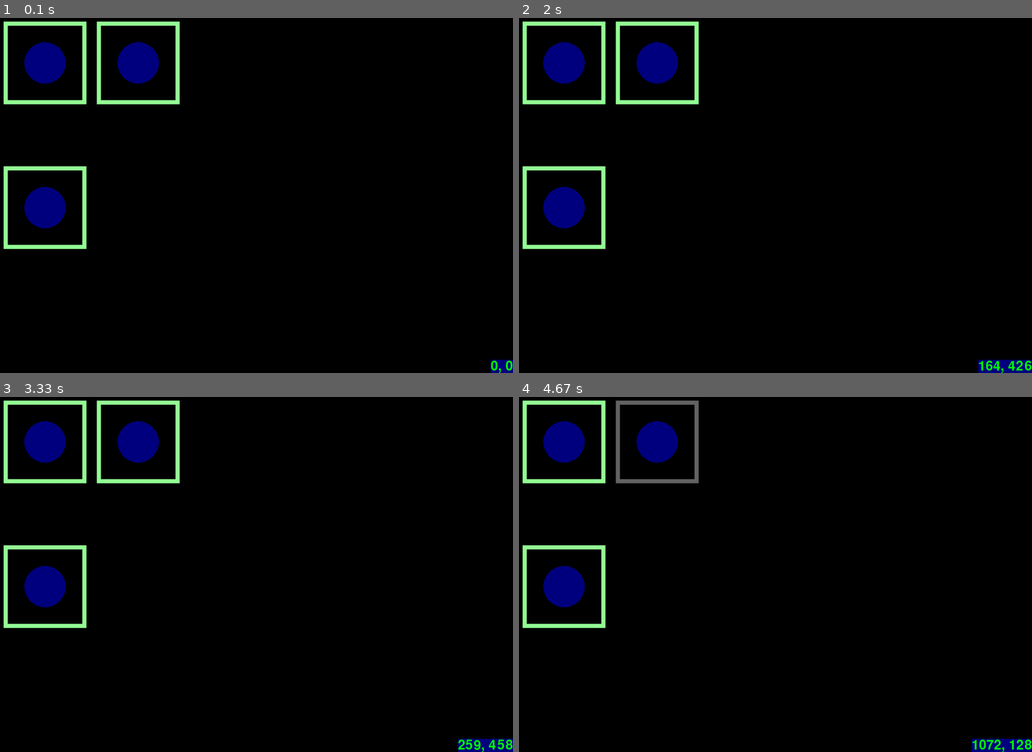
Above: before the commit, frames 1-4 (two rows, left to right).
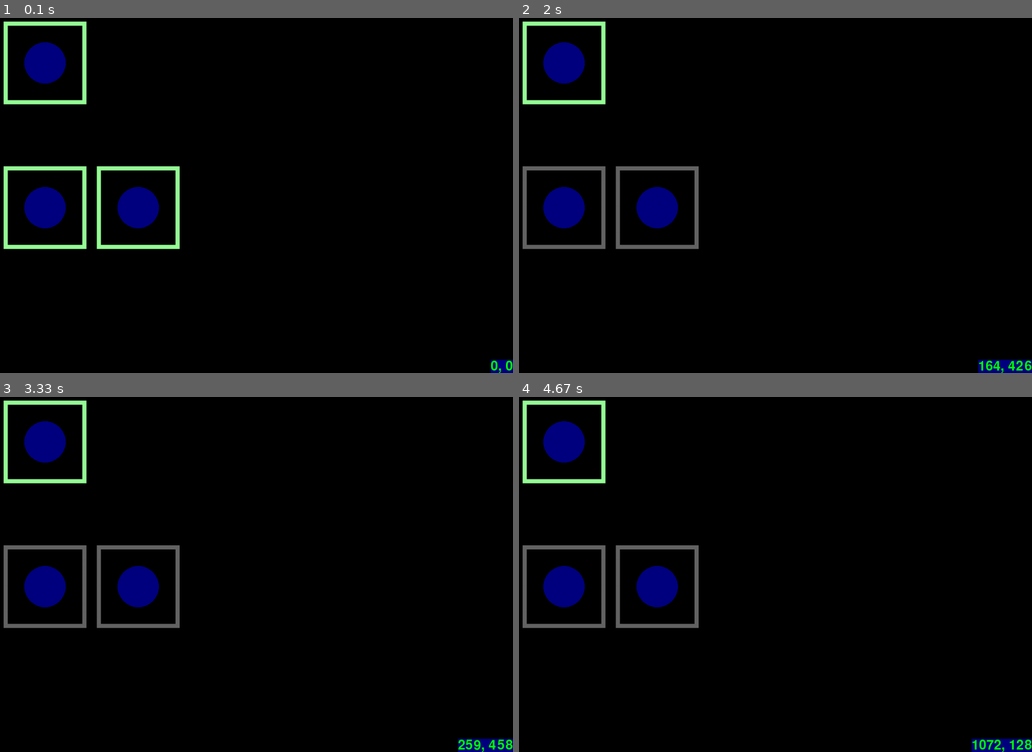
Above: after the commit, the same moments.

Repository: ErikRoelofs/pygame-tryout
Game: pygame game, started from game.py
Two runs of this game, one before a commit and one after it. Both use one fixed random seed, a clock stepped at 60 frames per second and the inputs below.
Inputs (mouse positions are in pixels of both pictures, inside the frame that each line leads up to):
- Up to frame 1 (0.1 s): no input
- Up to frame 2 (2 s): press the mouse at (770, 209) at 0.37 s; move the mouse to (703, 199) at 0.47 s; release the mouse at (642, 191) at 0.6 s; press the mouse at (565, 206) at 0.7 s; move the mouse to (570, 252) at 0.8 s; release the mouse at (580, 294) at 0.93 s; press the mouse at (657, 206) at 1.03 s; move the mouse to (754, 170) at 1.13 s; release the mouse at (852, 135) at 1.27 s; press the mouse at (565, 206) at 1.37 s; move the mouse to (657, 266) at 1.47 s; release the mouse at (754, 323) at 1.6 s; press the mouse at (565, 206) at 1.7 s; move the mouse to (565, 191) at 1.8 s; release the mouse at (570, 177) at 1.93 s
- Up to frame 3 (3.33 s): press the mouse at (46, 585) at 2.03 s; move the mouse to (220, 641) at 2.13 s; release the mouse at (395, 698) at 2.27 s; press the mouse at (46, 585) at 2.37 s; move the mouse to (210, 560) at 2.47 s; release the mouse at (379, 531) at 2.6 s; press the mouse at (138, 585) at 2.7 s; move the mouse to (220, 549) at 2.8 s; release the mouse at (297, 514) at 2.93 s; press the mouse at (46, 585) at 3.03 s; move the mouse to (66, 578) at 3.13 s; release the mouse at (92, 570) at 3.27 s
- Up to frame 4 (4.67 s): press the mouse at (657, 585) at 3.37 s; move the mouse to (667, 634) at 3.47 s; release the mouse at (678, 684) at 3.6 s; press the mouse at (657, 585) at 3.7 s; move the mouse to (744, 602) at 3.8 s; release the mouse at (831, 620) at 3.93 s; press the mouse at (657, 585) at 4.03 s; move the mouse to (636, 514) at 4.13 s; release the mouse at (621, 443) at 4.27 s; press the mouse at (565, 585) at 4.37 s; move the mouse to (754, 510) at 4.47 s; release the mouse at (944, 432) at 4.6 s

The runs differ from the first frame. In frame 1, 3.1% of the frame differs, in the area x 18-36%, y 0-66%; in frame 2, 3.8%, in the area x 0-36%, y 0-66%; in frame 3, 3.8%; in frame 4, 3.8%.

Commit message:
Eliminating some magic numbers

Diff:
--- a/game.py
+++ b/game.py
@@ -19,6 +19,15 @@
 # screen size
 SCREEN_WIDTH = 1280
 SCREEN_HEIGHT = 900
+
+# margins
+LEFT_MARGIN = 50
+SHIP_WIDTH = 200
+SHIP_HEIGHT = 200
+SHIP_GAP = 25
+
+TOP_ROW = 50
+BOTTOM_ROW = 400
 
 def main():
 
@@ -64,7 +73,6 @@
 		trackCoords(fontObj, mousex, mousey)
 		drawShips(playerShips, opponentShips, hovered)
 
-
 		pygame.display.update()
 
 def trackCoords(fontObj, mousex, mousey):
@@ -87,16 +95,16 @@
 		DISPLAYSURF.blit(image, getShipRectByIndex(index, False))
 
 def drawShip(ship, highlighted):
-	image = pygame.Surface((200,200));
+	image = pygame.Surface((SHIP_WIDTH,SHIP_HEIGHT));
 
 	outline_color = OUTLINE_SPENT if ship.state == STATE_SPENT else OUTLINE_HIGHLIGHT if highlighted else OUTLINE_READY
 
-	pygame.draw.rect(image, outline_color, (0, 0, 200, 200), 10)
-	pygame.draw.circle(image, BLUE, (100, 100), 50)
+	pygame.draw.rect(image, outline_color, (0, 0, SHIP_WIDTH, SHIP_HEIGHT), 10)
+	pygame.draw.circle(image, BLUE, (SHIP_WIDTH / 2, SHIP_HEIGHT / 2), SHIP_WIDTH / 4)
 	return image
 
-def getShipRectByIndex(index, top):
-	return pygame.Rect(50 + 225 * index, 50 if top else 400, 200, 200)
+def getShipRectByIndex(index, player):
+	return pygame.Rect(LEFT_MARGIN + (SHIP_WIDTH + SHIP_GAP) * index, BOTTOM_ROW if player else TOP_ROW, SHIP_WIDTH, SHIP_HEIGHT)
 
 def getPlayerHoveredShip(mousex, mousey, ships):
 	for index, ship in enumerate(ships):
